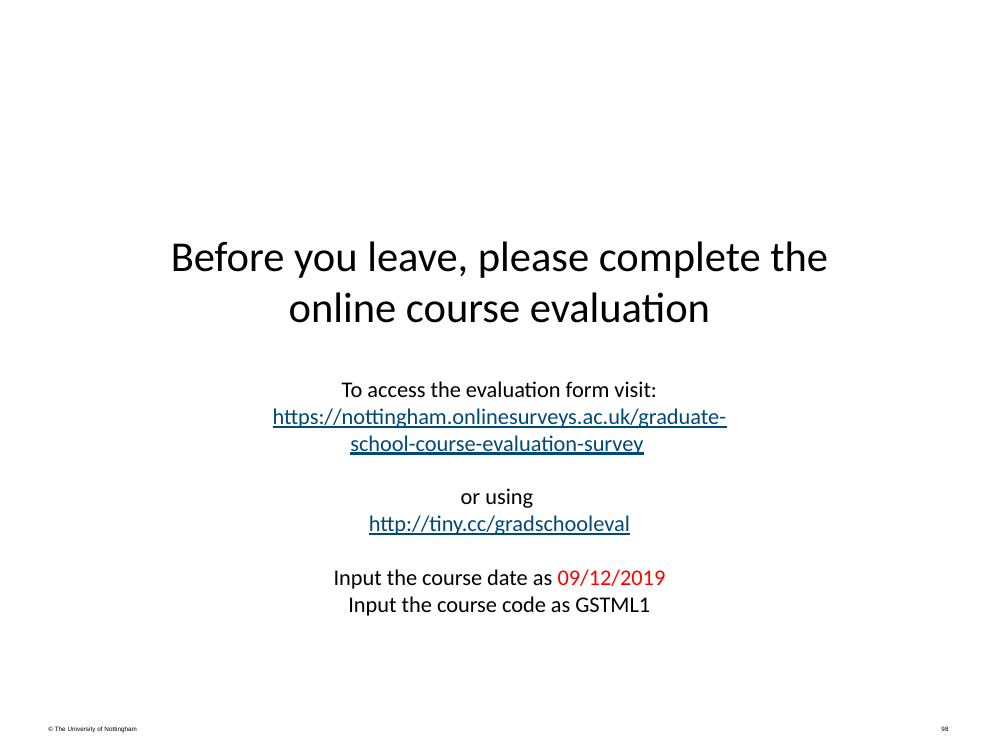
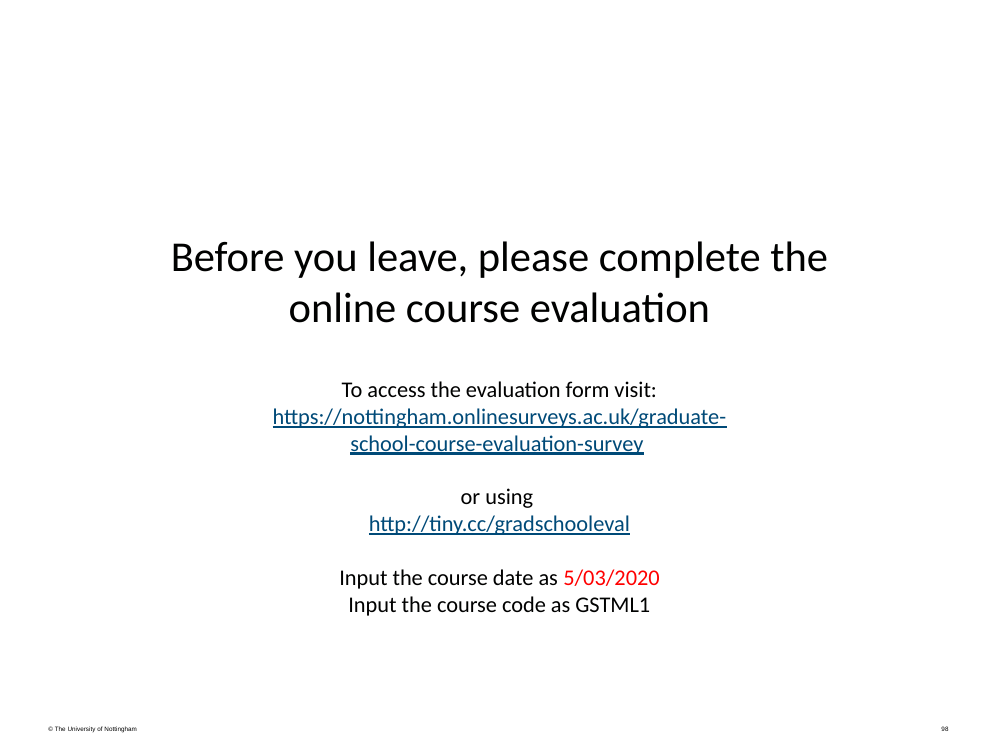
Before and after one commit to louisepb/MatlabBasicCourse, a slide deck: slide 98 of Introduction to MATLAB for Engineers.pptx. Drawn at 1008x756 pixels with LibreOffice and Linux fonts; fonts in the diff are those of the drawing; background and template pictures are left out. Boxes give left, top, right and bottom in pixels: in the first picture for what was removed or moved away, otherwise in the second. Text is boxed around its words. In the diff, an @@ line names an element or a change of style, - is before the commit and + after.

```diff
--- a/Introduction to MATLAB for Engineers.pptx
+++ b/Introduction to MATLAB for Engineers.pptx
@@ subtitle at [339,569,659,589]: text changed @@
-Input the course date as 09/12/2019
+Input the course date as 5/03/2020
```
Also in this commit, not shown: 5 other files.
